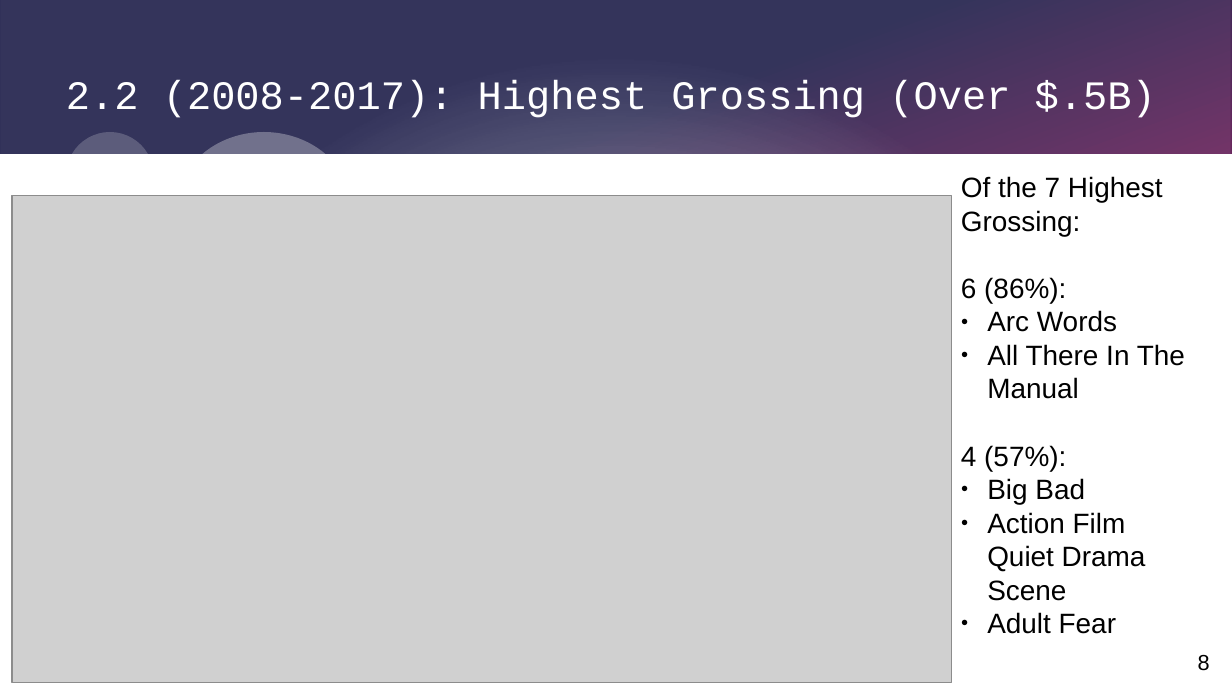
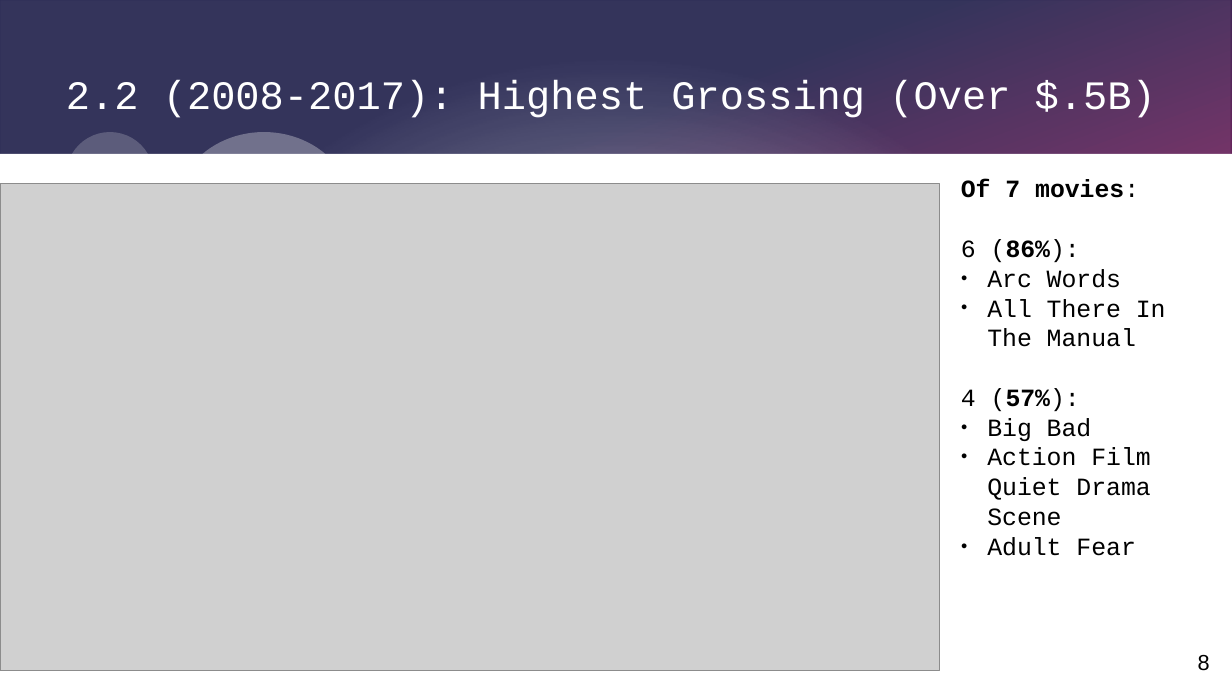
Before and after one commit to SacredFisher/Python_Project, a slide deck: slide 8 of SrikarP_FilmProject.pptx. Drawn at 1232x693 pixels with LibreOffice and Linux fonts; fonts in the diff are those of the drawing; grey boxes stand for pictures. Boxes give left, top, right and bottom in pixels: in the first picture for what was removed or moved away, otherwise in the second. Text is boxed around its words. In the diff, an @@ line names an element or a change of style, - is before the commit and + after.

Commit message:
final ppt edits

```diff
--- a/SrikarP_FilmProject.pptx
+++ b/SrikarP_FilmProject.pptx
@@ text at (961, 179, 1139, 198): text changed; size 18 to 16 pt; font Arial to Courier New; bold on @@
-Of the 7 Highest Grossing:
+Of 7 movies:
@@ picture: place and size @@
-picture at (12, 196, 953, 683)
+picture at (0, 183, 940, 671)
@@ text at (961, 239, 1166, 556): size 18 to 16 pt, font Arial to Courier New in "6 (86%):", "Arc Words", "All There In The Manual", "4 (57%):" and 3 more places; bold on in "(86%):", "(57%):" @@
@@ text added at (22, 670, 137, 675), 14 pt, text #000000 @@
+<date/time>
```
Also in this commit, not shown: 5 other slides changed.
